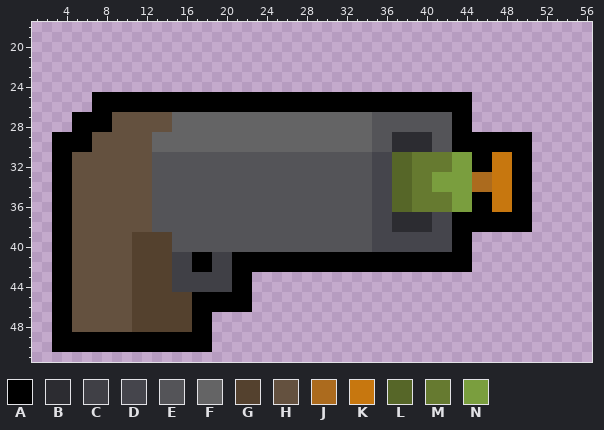
Pixel-art sprite: Anura/Assets/Art/Enemies/GDD - Quinnipiac/Pixel Art Character Package/Weapons/Phantom Weapons/Spritesheets/Phantom Green Weapon.png. This is how it looked before the edit.
The file is 240x240 pixels, drawn in blocks of 4x4; one block is one cell here. Shown: x 1..56, y 18..51. The old version is drawn lined up with the new one.
Palette (. is transparent): A #000000  B #2c2c31  C #404046  D #45454c  E #545458  F #646465  G #54412e  H #64513f  J #ac6b1e  K #c7770f  L #566628  M #667a30  N #7a9e3e
Pixels before, first column x 3:
25 ....AAAAAAAAAAAAAAAAAAAAAAAAAAAAAAAAAAAAAA......
26 ....AAAAAAAAAAAAAAAAAAAAAAAAAAAAAAAAAAAAAA......
27 ..AAAAHHHHHHFFFFFFFFFFFFFFFFFFFFEEEEEEEEAA......
28 ..AAAAHHHHHHFFFFFFFFFFFFFFFFFFFFEEEEEEEEAA......
29 AAAAHHHHHHFFFFFFFFFFFFFFFFFFFFFFEEBBBBEEAAAAAAAA
30 AAAAHHHHHHFFFFFFFFFFFFFFFFFFFFFFEEBBBBEEAAAAAAAA
31 AAHHHHHHHHEEEEEEEEEEEEEEEEEEEEEEDDLLMMMMNNAAKKAA
32 AAHHHHHHHHEEEEEEEEEEEEEEEEEEEEEEDDLLMMMMNNAAKKAA
33 AAHHHHHHHHEEEEEEEEEEEEEEEEEEEEEEDDLLMMNNNNJJKKAA
34 AAHHHHHHHHEEEEEEEEEEEEEEEEEEEEEEDDLLMMNNNNJJKKAA
35 AAHHHHHHHHEEEEEEEEEEEEEEEEEEEEEEDDLLMMMMNNAAKKAA
36 AAHHHHHHHHEEEEEEEEEEEEEEEEEEEEEEDDLLMMMMNNAAKKAA
37 AAHHHHHHHHEEEEEEEEEEEEEEEEEEEEEEDDBBBBDDAAAAAAAA
38 AAHHHHHHHHEEEEEEEEEEEEEEEEEEEEEEDDBBBBDDAAAAAAAA
39 AAHHHHHHGGGGEEEEEEEEEEEEEEEEEEEEDDDDDDDDAA......
40 AAHHHHHHGGGGEEEEEEEEEEEEEEEEEEEEDDDDDDDDAA......
41 AAHHHHHHGGGGCCAACCAAAAAAAAAAAAAAAAAAAAAAAA......
42 AAHHHHHHGGGGCCAACCAAAAAAAAAAAAAAAAAAAAAAAA......
43 AAHHHHHHGGGGCCCCCCAA............................
44 AAHHHHHHGGGGCCCCCCAA............................
45 AAHHHHHHGGGGGGAAAAAA............................
46 AAHHHHHHGGGGGGAAAAAA............................
47 AAHHHHHHGGGGGGAA................................
48 AAHHHHHHGGGGGGAA................................
49 AAAAAAAAAAAAAAAA................................
50 AAAAAAAAAAAAAAAA................................
And afterwards:
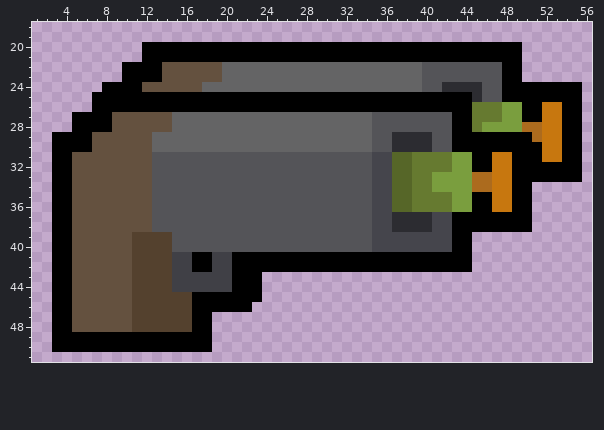
Edits made:
{"change": "whole drawing moved by -5,+5 (the old picture is shown already moved)"}
{"y":20,"x":12,"old":"......................................","new":"AAAAAAAAAAAAAAAAAAAAAAAAAAAAAAAAAAAAAA"}
{"y":21,"x":12,"old":"......................................","new":"AAAAAAAAAAAAAAAAAAAAAAAAAAAAAAAAAAAAAA"}
{"y":22,"x":10,"old":"........................................","new":"AAAAHHHHHHFFFFFFFFFFFFFFFFFFFFEEEEEEEEAA"}
{"y":23,"x":10,"old":"........................................","new":"AAAAHHHHHHFFFFFFFFFFFFFFFFFFFFEEEEEEEEAA"}
{"y":24,"x":8,"old":"................................................","new":"AAAAHHHHHHFFFFFFFFFFFFFFFFFFFFFFEEBBBBEEAAAAAAAA"}
{"y":25,"x":45,"old":"...........","new":"BEEAAAAAAAA"}
{"y":26,"x":45,"old":"...........","new":"MMMNNAAKKAA"}
{"y":27,"x":45,"old":"...........","new":"MMMNNAAKKAA"}
{"y":28,"x":45,"old":"...........","new":"MNNNNJJKKAA"}
{"y":29,"x":51,"old":".....","new":"JKKAA"}
{"y":30,"x":51,"old":".....","new":"AKKAA"}
{"y":31,"x":51,"old":".....","new":"AKKAA"}
{"y":32,"x":51,"old":".....","new":"AAAAA"}
{"y":33,"x":51,"old":".....","new":"AAAAA"}
{"y":43,"x":23,"old":".","new":"A"}
{"y":44,"x":23,"old":".","new":"A"}
{"y":45,"x":23,"old":".","new":"A"}
{"label":"added","picture_box":[102,42,582,182]}
{"label":"added","picture_box":[252,272,262,302]}
